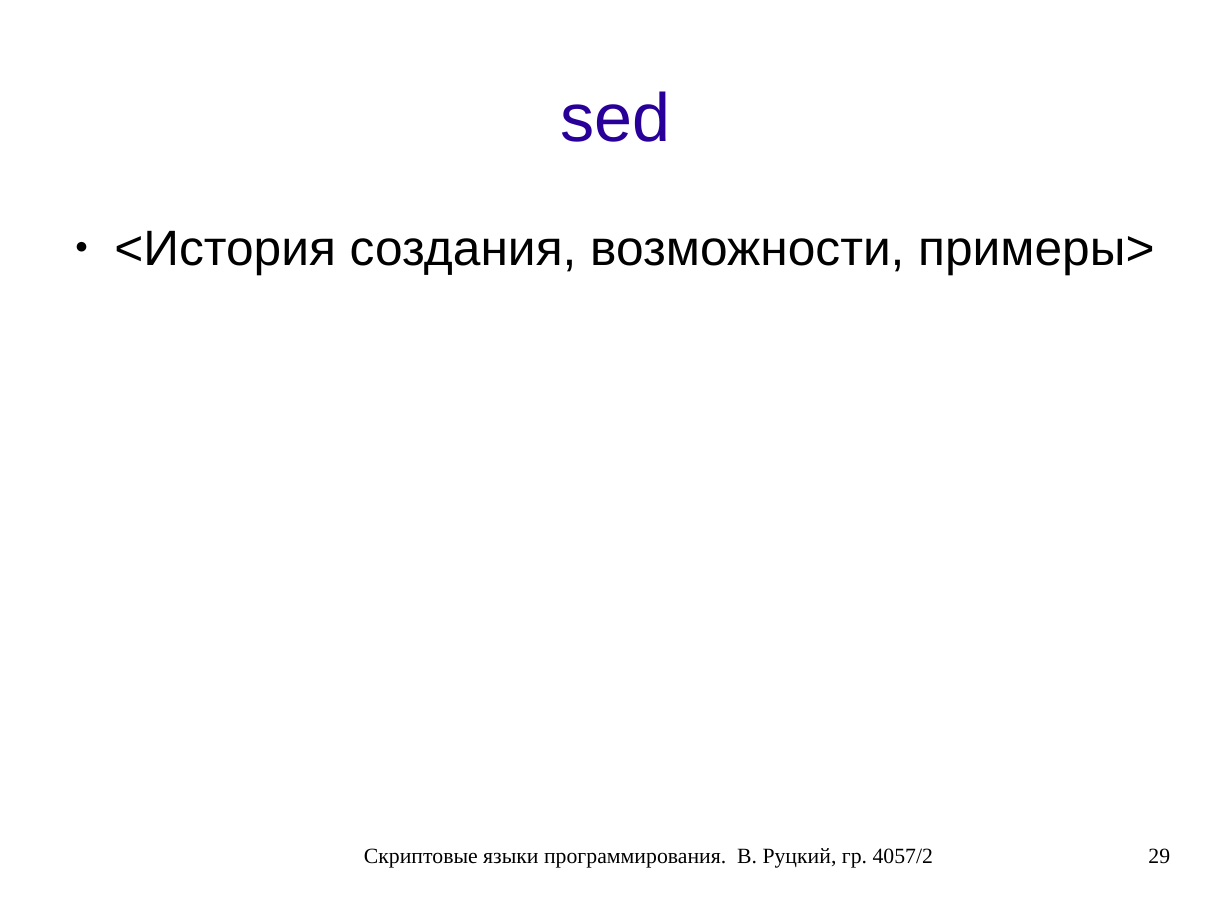
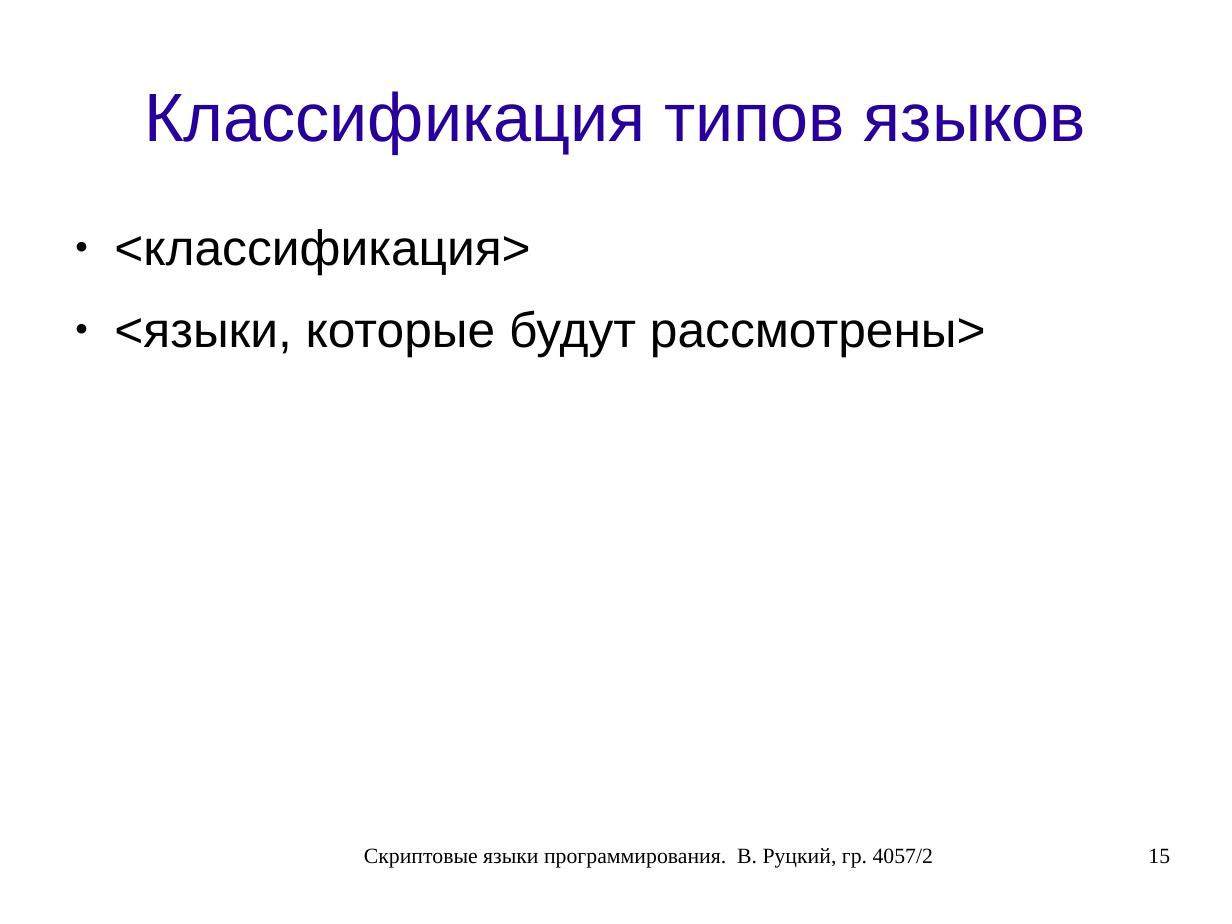
Before and after one commit to rutsky/semester07, a slide deck: slide 15 of Operation_systems/scripting_languages/40572_Rutsky_Scripting_languages.odp (slide 29 before the commit). Drawn at 1232x924 pixels with LibreOffice and Linux fonts; fonts in the diff are those of the drawing. Boxes give left, top, right and bottom in pixels: in the first picture for what was removed or moved away, otherwise in the second. Text is boxed around its words. In the diff, an @@ line names an element or a change of style, - is before the commit and + after.

```diff
--- a/Operation_systems/scripting_languages/40572_Rutsky_Scripting_languages.odp
+++ b/Operation_systems/scripting_languages/40572_Rutsky_Scripting_languages.odp
@@ title at (x1=144, y1=91, x2=1086, y2=153): text changed @@
-sed
+Классификация типов языков
@@ text at (x1=114, y1=229, x2=986, y2=357): text changed @@
-● <История создания, возможности, примеры>
+● <классификация>
+● <языки, которые будут рассмотрены>
@@ page number at (x1=1148, y1=848, x2=1170, y2=864): text changed @@
-29
+15
```
Also in this commit, not shown: 2 other slides changed, 3 slides removed.
